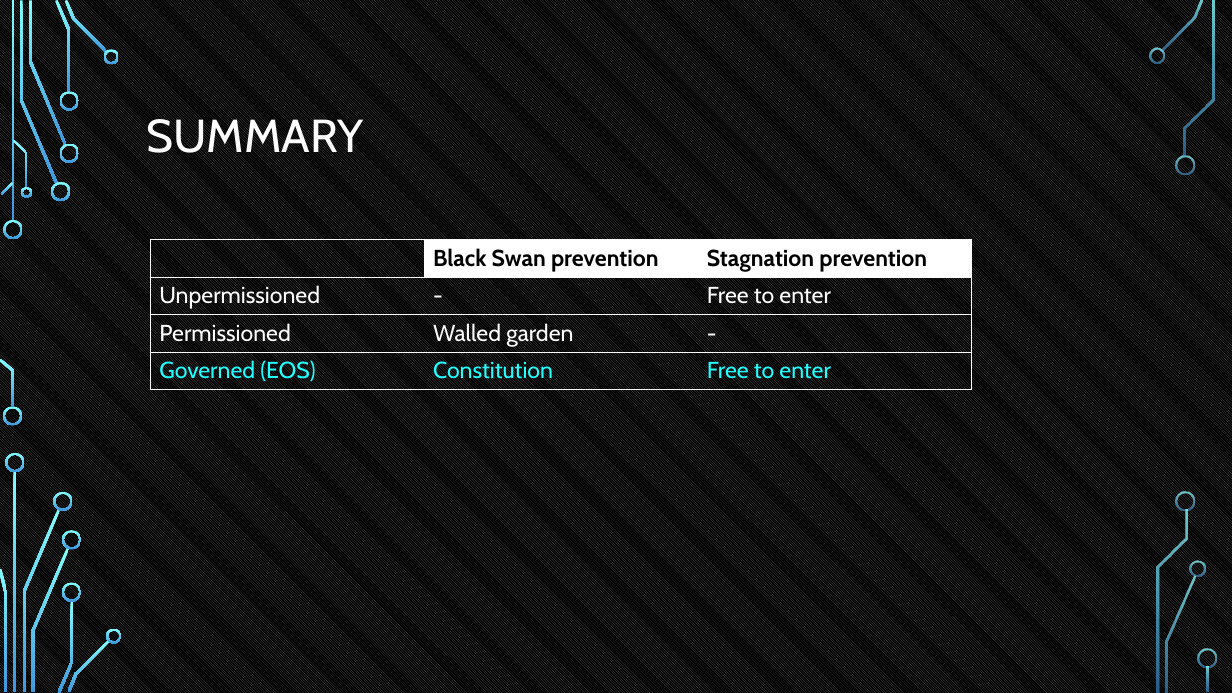
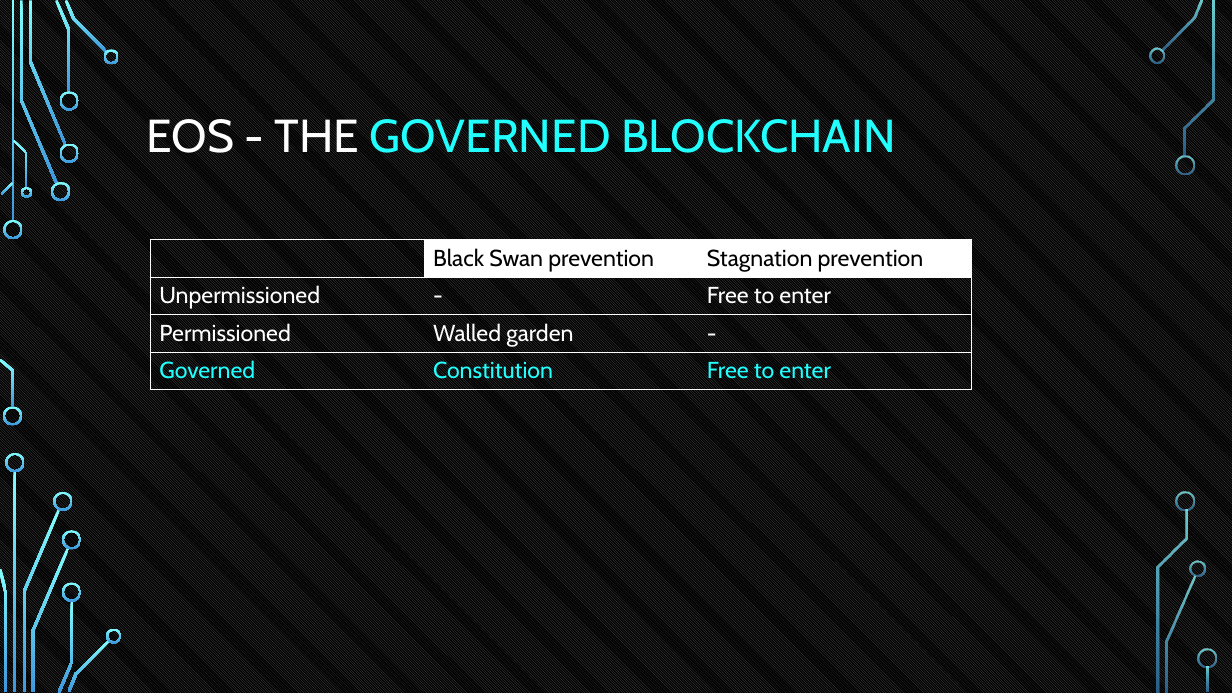
Before and after one commit to tokenika/tokenika.github.io, a slide deck: slide 20 of eostalk/EOS Talk BlockAliance.pptx (slide 18 before the commit). Drawn at 1232x693 pixels with LibreOffice and Linux fonts; fonts in the diff are those of the drawing; background and template pictures are left out. Boxes give left, top, right and bottom in pixels: in the first picture for what was removed or moved away, otherwise in the second. Text is boxed around its words. In the diff, an @@ line names an element or a change of style, - is before the commit and + after.

```diff
--- a/eostalk/EOS Talk BlockAliance.pptx
+++ b/eostalk/EOS Talk BlockAliance.pptx
@@ title at bbox=[147, 119, 896, 153]: text changed; text colour #FFFFFF to #22FFFF @@
-SUMMARY
+EOS - THE GOVERNED BLOCKCHAIN
@@ table at bbox=[150, 239, 970, 389] @@
-row 4, column 1: Governed (EOS)
+row 4, column 1: Governed
@@ bold off in "Black Swan prevention", "Stagnation prevention" @@
```
Also in this commit, not shown: 6 other slides changed, 2 slides added, 3 other files.
